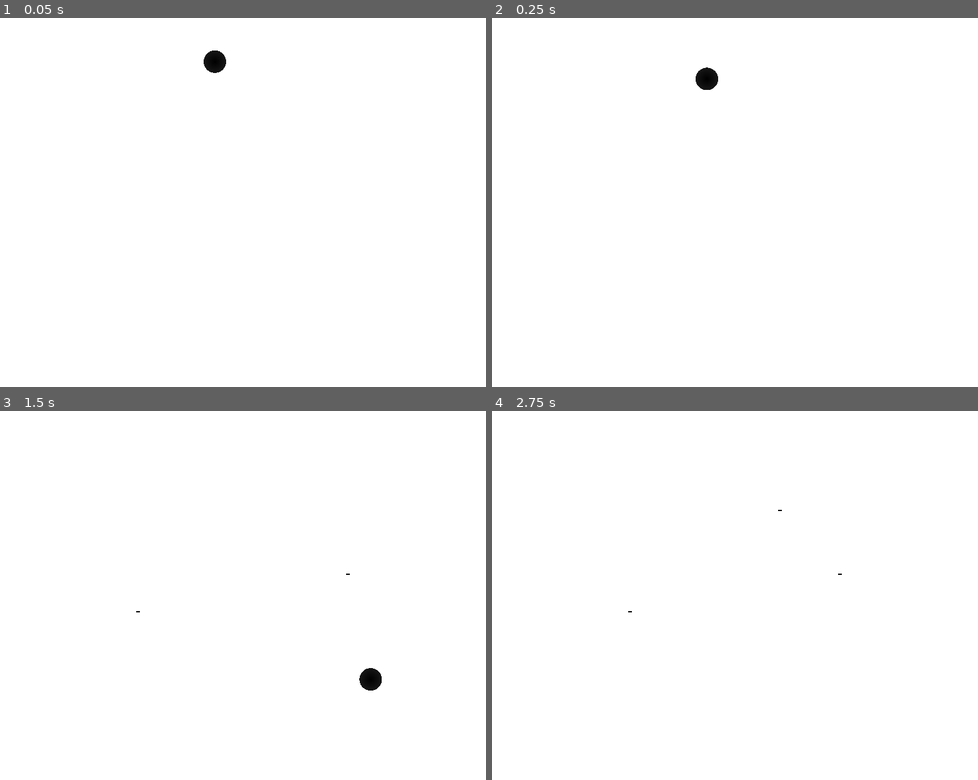
Above: before the commit, frames 1-4 (two rows, left to right).
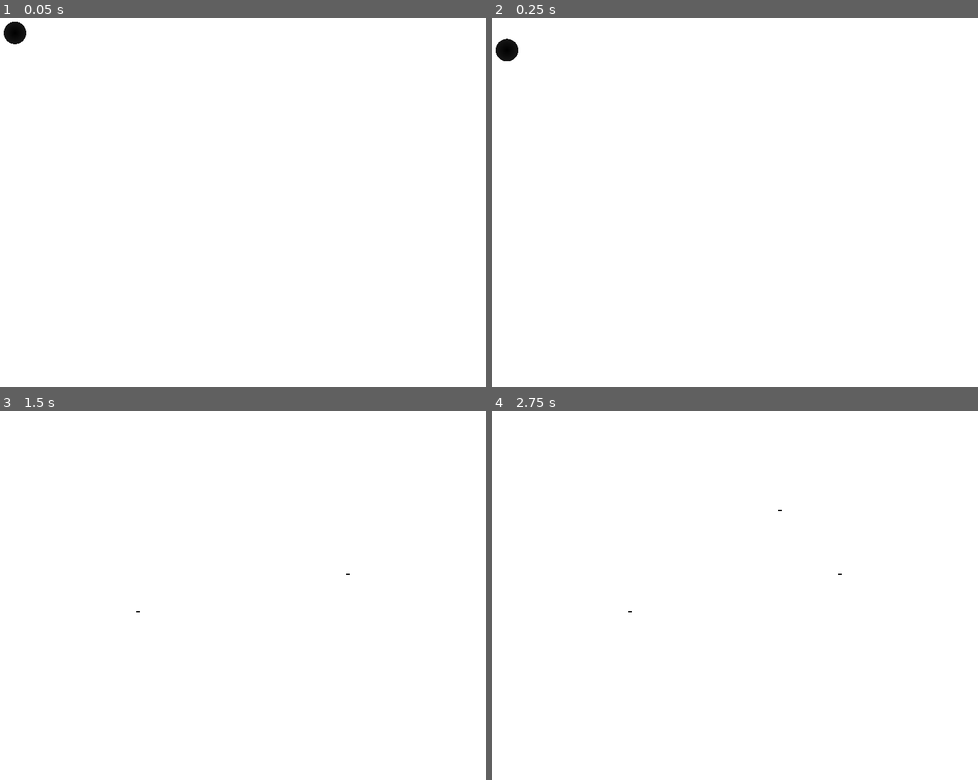
Above: after the commit, the same moments.

Repository: trizko/Papyrus
Game: Godot game, scene res://scenes/levels/level-01-01.tscn
Two runs of this game, one before a commit and one after it. Both use one fixed random seed, a clock stepped at 60 frames per second and the inputs below.
Inputs (mouse positions are in pixels of both pictures, inside the frame that each line leads up to):
- Up to frame 1 (0.05 s): no input
- Up to frame 2 (0.25 s): no input
- Up to frame 3 (1.5 s): move the mouse to (345, 573) at 0.52 s; click (345, 573) at 0.67 s; move the mouse to (136, 610) at 1.27 s; click (136, 610) at 1.42 s
- Up to frame 4 (2.75 s): move the mouse to (778, 510) at 2.02 s; click (778, 510) at 2.17 s

The runs differ from the first frame. In frame 1, 0.4% of the frame differs, in the area x 0-47%, y 1-15%; in frame 2, 0.4%, in the area x 0-47%, y 5-20%; in frame 3, 0.2%; in frame 4, nothing differs.

Commit message:
Remove ramp from level 01-01 scene

Diff:
--- a/godot/Papyrus/scenes/levels/level-01-01.tscn
+++ b/godot/Papyrus/scenes/levels/level-01-01.tscn
@@ -1,14 +1,7 @@
-[gd_scene load_steps=6 format=3 uid="uid://b35ak1r6icmdw"]
+[gd_scene load_steps=3 format=3 uid="uid://b35ak1r6icmdw"]
 
 [ext_resource type="Script" path="res://scenes/levels/level-01-01.gd" id="1_8usbn"]
 [ext_resource type="PackedScene" uid="uid://ddwnk70ycewlm" path="res://scenes/object.tscn" id="1_bkojk"]
-[ext_resource type="Shader" path="res://shaders/ramp.gdshader" id="2_bdl6g"]
-
-[sub_resource type="ShaderMaterial" id="ShaderMaterial_c1yib"]
-shader = ExtResource("2_bdl6g")
-
-[sub_resource type="SegmentShape2D" id="SegmentShape2D_2qgln"]
-b = Vector2(801, 599)
 
 [node name="Level" type="Node2D"]
 script = ExtResource("1_8usbn")
@@ -18,10 +11,4 @@
 offset_bottom = 600.0
 
 [node name="Object" parent="." instance=ExtResource("1_bkojk")]
-position = Vector2(346, 58)
-
-[node name="Ramp" type="StaticBody2D" parent="."]
-
-[node name="CollisionShape2D" type="CollisionShape2D" parent="Ramp"]
-material = SubResource("ShaderMaterial_c1yib")
-shape = SubResource("SegmentShape2D_2qgln")
+position = Vector2(26, 12)
